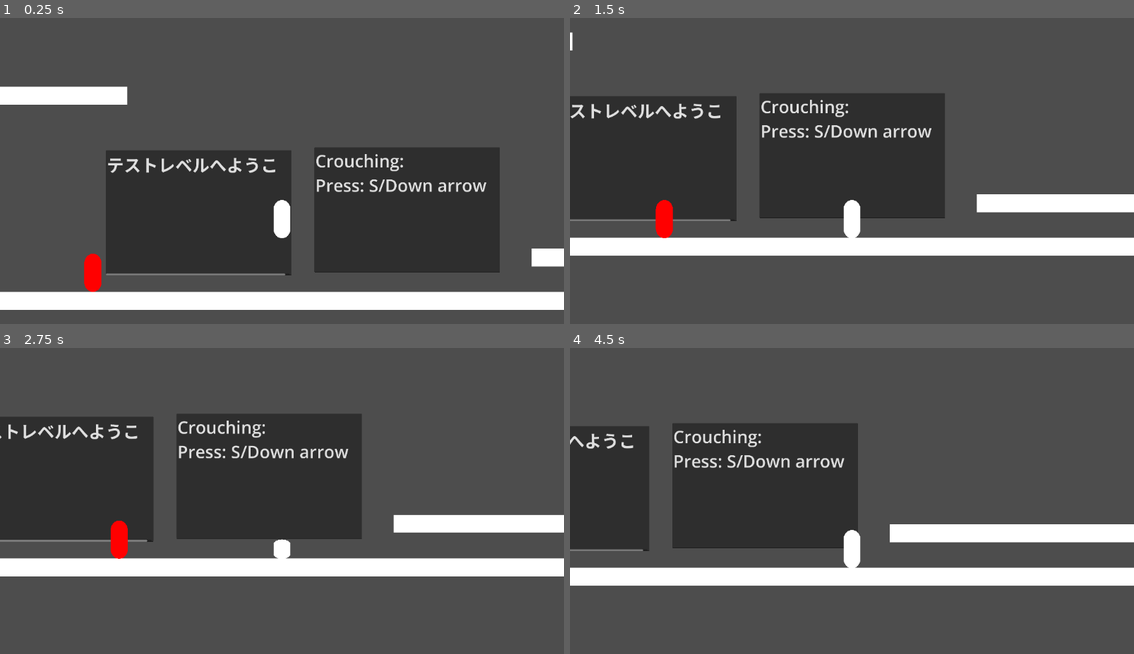
Above: before the commit, frames 1-4 (two rows, left to right).
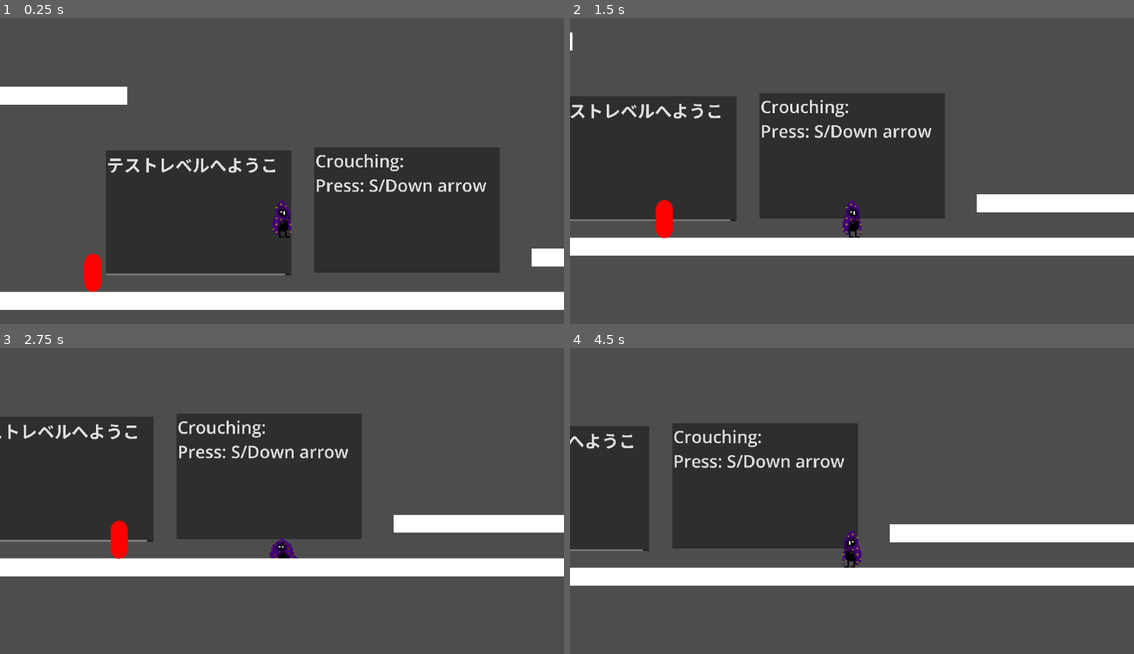
Above: after the commit, the same moments.

Repository: SoopyTM/game-for-people
Game: Godot game, scene res://Temp Assets + Scenes/Testing level.tscn
The game is run twice, just before and just after one commit, with the same random seed, the same clock (stepped at 60 frames per second) and the same inputs.
Inputs:
- Up to frame 1 (0.25 s): no input
- Up to frame 2 (1.5 s): hold S (Crouch) 0.53-1.28 s; hold D (Walk_Right) from 0.53 s (still down); tap Space (Jump) at 0.77 s; tap S (Crouch) at 1.35 s
- Up to frame 3 (2.75 s): tap Space (Jump) at 1.52 s; release D (Walk_Right) at 2.03 s; hold A (Walk_Left) from 2.03 s (still down); hold S (Crouch) from 2.03 s (still down)
- Up to frame 4 (4.5 s): release A (Walk_Left) at 2.78 s; release S (Crouch) at 2.78 s; hold D (Walk_Right) 2.78-4.28 s; tap S (Crouch) at 2.85, 4.35 s; tap Space (Jump) at 3.02, 3.77 s; hold S (Crouch) 3.53-4.28 s; hold A (Walk_Left) from 4.28 s (still down)

The runs differ from the first frame. In frame 1, 0.5% of the frame differs, in the area x 19-86%, y 44-73%; in frame 2, 0.5%; in frame 3, 0.3%; in frame 4, 0.5%.

Commit message:
initial sprite added

Diff:
--- a/Main Scenes/Player.tscn
+++ b/Main Scenes/Player.tscn
@@ -2,12 +2,11 @@
 
 [ext_resource type="Script" path="res://Scripts/character_body_2d.gd" id="1_a8j7t"]
 [ext_resource type="Script" path="res://Scripts/collision_shape_2d.gd" id="2_42840"]
+[ext_resource type="Texture2D" uid="uid://b7y5cpbj6c2x3" path="res://Images/Base Mage-1.png.png" id="3_5daul"]
 
 [sub_resource type="CapsuleShape2D" id="CapsuleShape2D_qgho4"]
 radius = 38.0
 height = 168.0
-
-[sub_resource type="CapsuleMesh" id="CapsuleMesh_ca571"]
 
 [node name="Player" type="CharacterBody2D" groups=["player"]]
 script = ExtResource("1_a8j7t")
@@ -16,11 +15,6 @@
 shape = SubResource("CapsuleShape2D_qgho4")
 script = ExtResource("2_42840")
 
-[node name="MeshInstance2D" type="MeshInstance2D" parent="."]
-position = Vector2(0, 1.00136e-05)
-scale = Vector2(76, 85)
-mesh = SubResource("CapsuleMesh_ca571")
-
 [node name="Camera2D" type="Camera2D" parent="."]
 offset = Vector2(0, -200)
 zoom = Vector2(0.46, 0.46)
@@ -28,3 +22,7 @@
 
 [node name="RayCast2D" type="RayCast2D" parent="."]
 target_position = Vector2(0, -98)
+
+[node name="Sprite2D" type="Sprite2D" parent="."]
+scale = Vector2(6.875, 6.875)
+texture = ExtResource("3_5daul")
--- a/Scripts/collision_shape_2d.gd
+++ b/Scripts/collision_shape_2d.gd
@@ -1,21 +1,22 @@
 extends CollisionShape2D
 
-var MeshInstance2DPlayer: MeshInstance2D
+var sprite2D: Sprite2D
 var raycast_above: RayCast2D
+var lastHFlip: bool
 
 # Called when the node enters the scene tree for the first time.
 func _ready() -> void:
 	# Get the MeshInstance2D player object from the parent (adjust if needed).
-	MeshInstance2DPlayer = get_parent().get_node("MeshInstance2D")
+	sprite2D = get_parent().get_node("Sprite2D")
 
 	# Get the RayCast2D node (make sure it's a child of the player and positioned above the player).
 	raycast_above = get_parent().get_node("RayCast2D")
 
 	# Optionally, check if the nodes exist:
-	if MeshInstance2DPlayer:
-		print("MeshInstance2D node found!")
+	if sprite2D:
+		print("Sprite2D node found!")
 	else:
-		print("MeshInstance2D node not found!")
+		print("Sprite2D node not found!")
 
 	if raycast_above:
 		print("RayCast2D node found!")
@@ -25,10 +26,32 @@
 @warning_ignore("unused_parameter")
 func _process(delta: float) -> void:
 	if Input.is_action_pressed("Crouch"):
+		sprite2D.texture = load("res://Images/Base Mage-2.png.png")
 		# Crouch logic.
-		scale.y = 0.5  # Scale CollisionShape2D (height).
-		MeshInstance2DPlayer.scale.y = 0.5 * 85  # Scale the MeshInstance2D for crouching.
+		scale.y = 0.5  # Scale CollisionShape2D (height).  # Scale the MeshInstance2D for crouching.
+		if Input.is_action_pressed("Walk_Left"):
+			lastHFlip = true
+			sprite2D.texture = load("res://Images/Base Mage-2.png.png")
+			sprite2D.position.y = -40
+			sprite2D.flip_h = lastHFlip
+		elif Input.is_action_pressed("Walk_Right"):
+			lastHFlip = false
+			sprite2D.texture = load("res://Images/Base Mage-2.png.png")
+			sprite2D.position.y = -40
+			sprite2D.flip_h = lastHFlip
+
 	elif not raycast_above.is_colliding():  # Only allow uncrouching if nothing is above.
+		sprite2D.texture = load("res://Images/Base Mage-1.png.png")
 		# Uncrouch logic.
-		scale.y = 1  # Scale CollisionShape2D back to normal height.
-		MeshInstance2DPlayer.scale.y = 1 * 85  # Scale the MeshInstance2D back to normal.
+		scale.y = 1  # Scale CollisionShape2D back to normal height. # Scale the MeshInstance2D back to normal.
+
+		if Input.is_action_pressed("Walk_Left"):
+			lastHFlip = true
+			sprite2D.texture = load("res://Images/Base Mage-1.png.png")
+			sprite2D.position.y = 0
+			sprite2D.flip_h = lastHFlip
+		elif Input.is_action_pressed("Walk_Right"):
+			lastHFlip = false
+			sprite2D.texture = load("res://Images/Base Mage-1.png.png")
+			sprite2D.position.y = 0
+			sprite2D.flip_h = lastHFlip
--- a/project.godot
+++ b/project.godot
@@ -46,3 +46,7 @@
 [physics]
 
 2d/default_gravity=1500.0
+
+[rendering]
+
+textures/canvas_textures/default_texture_filter=0
Not shown, added: Images/Base Mage-1.png.png.import
Not shown, added: Images/Base Mage-2.png.png.import
